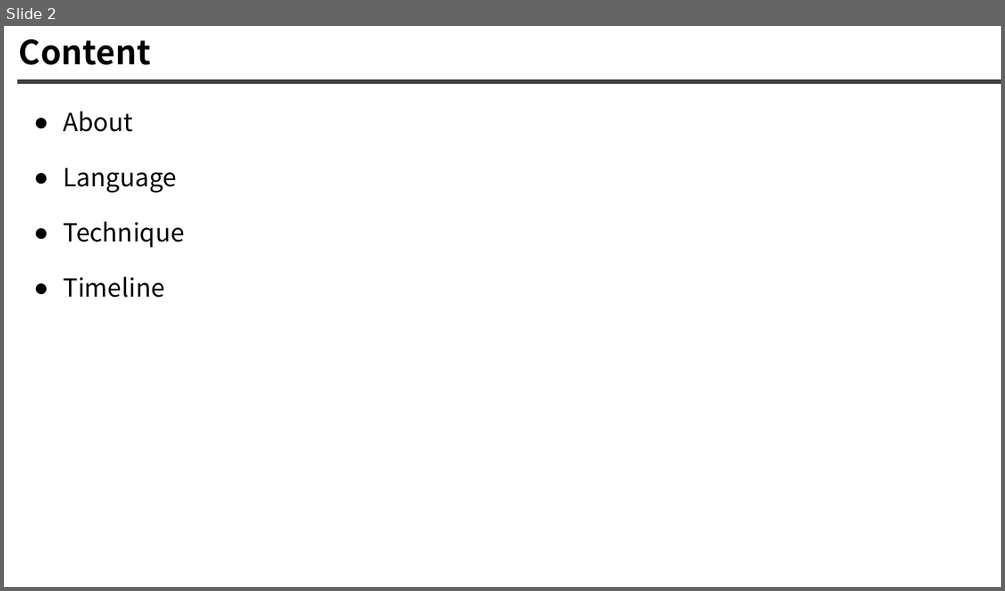
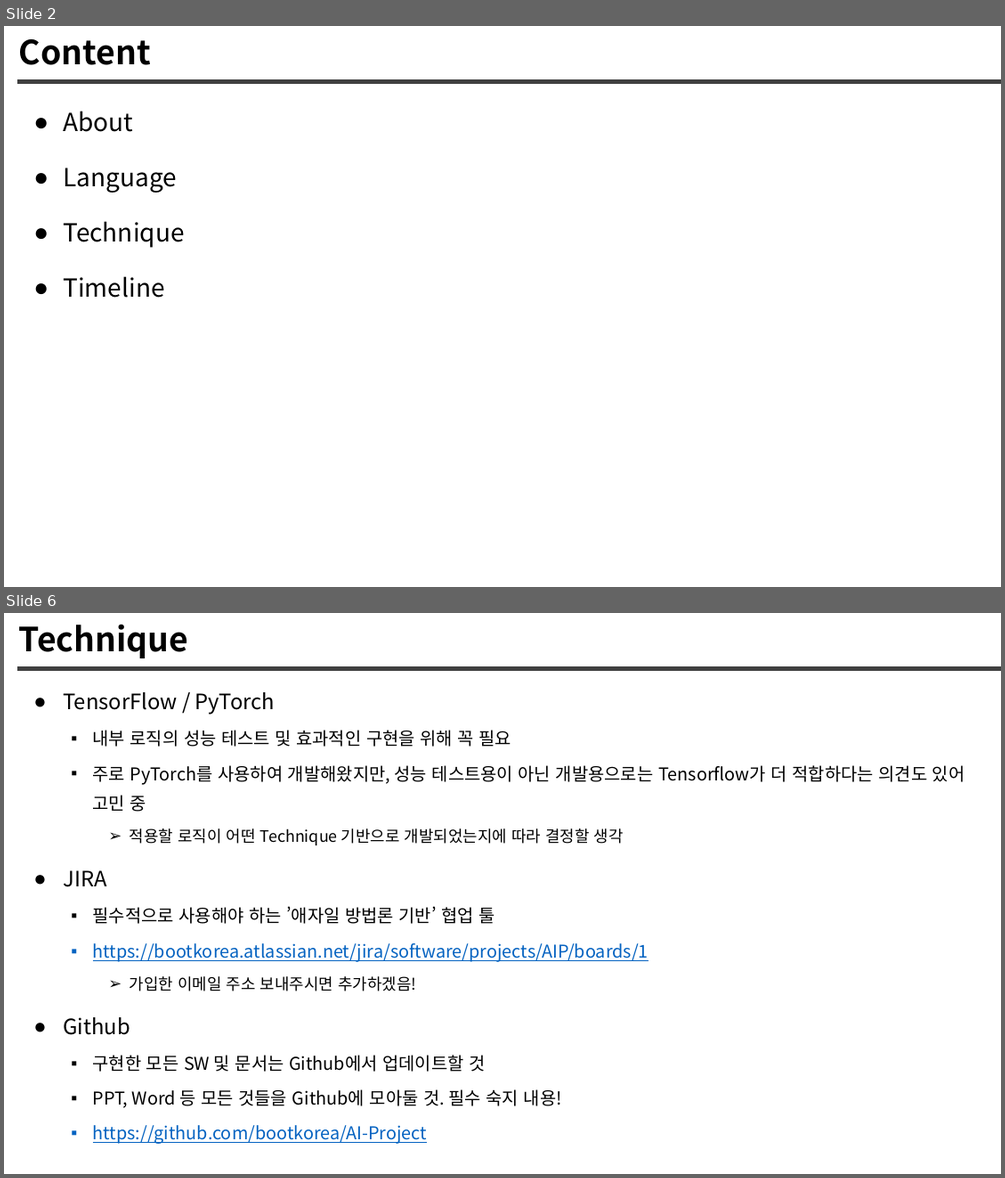
Before and after one commit to jys-jeong/AI-Project, a slide deck: document/outline.pptx. Shown one above the other, each under a label of ours: slide 2 before the commit, slides 2 and 6 after it; the slides between them are not shown. The pictures are 1005x591 and 1005x1178 pixels, drawn with LibreOffice and Linux fonts; fonts in the diff are those of the drawing. Boxes give left, top, right and bottom in pixels: in the first picture for what was removed or moved away, otherwise in the second. Text is boxed around its words. In the diff, an @@ line names an element or a change of style, - is before the commit and + after.

```diff
--- a/document/outline.pptx
+++ b/document/outline.pptx
@@ slide 6 added at bbox=[4, 613, 1001, 1174], background #FFFFFF; not listed: 1 template element that a slide beside it also shows @@
@@ title added at bbox=[19, 624, 188, 658], 32 pt, text #000000, bold @@
+Technique
@@ text added at bbox=[63, 692, 965, 1143], 17 pt, text #000000 @@
+● TensorFlow / PyTorch
+  ▪ 내부 로직의 성능 테스트 및 효과적인 구현을 위해 꼭 필요
+  ▪ 주로 PyTorch를 사용하여 개발해왔지만, 성능 테스트용이 아닌 개발용으로는 Tensorflow가 더 적합하다는 의견도 있어 고민 중
+    ➢ 적용할 로직이 어떤 Technique 기반으로 개발되었는지에 따라 결정할 생각
+● JIRA
+  ▪ 필수적으로 사용해야 하는 ’애자일 방법론 기반’ 협업 툴
+  ▪ https://bootkorea.atlassian.net/jira/software/projects/AIP/boards/1
+    ➢ 가입한 이메일 주소 보내주시면 추가하겠음!
+● Github
+  ▪ 구현한 모든 SW 및 문서는 Github에서 업데이트할 것
+  ▪ PPT, Word 등 모든 것들을 Github에 모아둘 것. 필수 숙지 내용!
+  ▪ https://github.com/bootkorea/AI-Project
```
Also in this commit, not shown: 4 other slides added, 4 slides removed, 2 other files.
